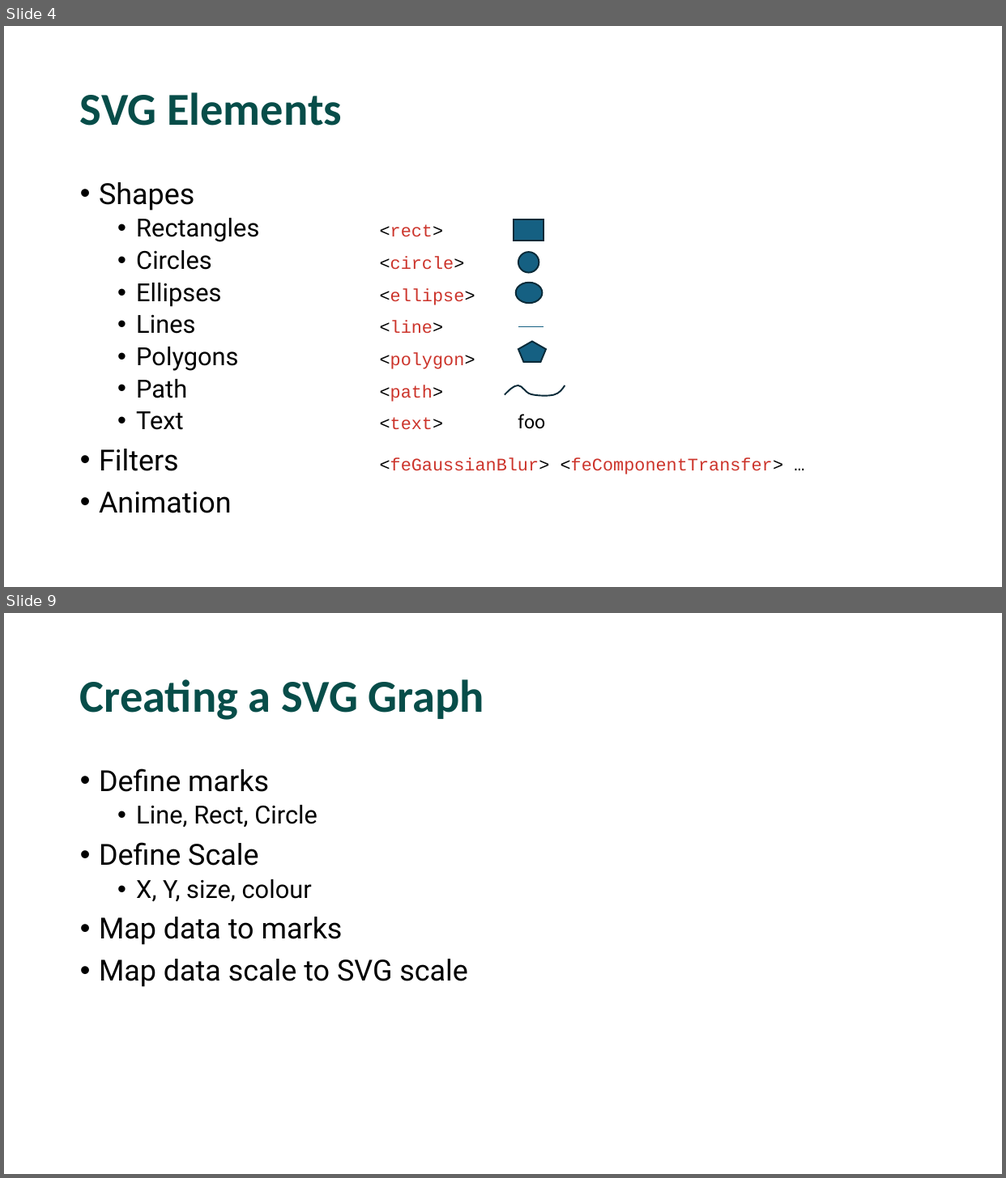
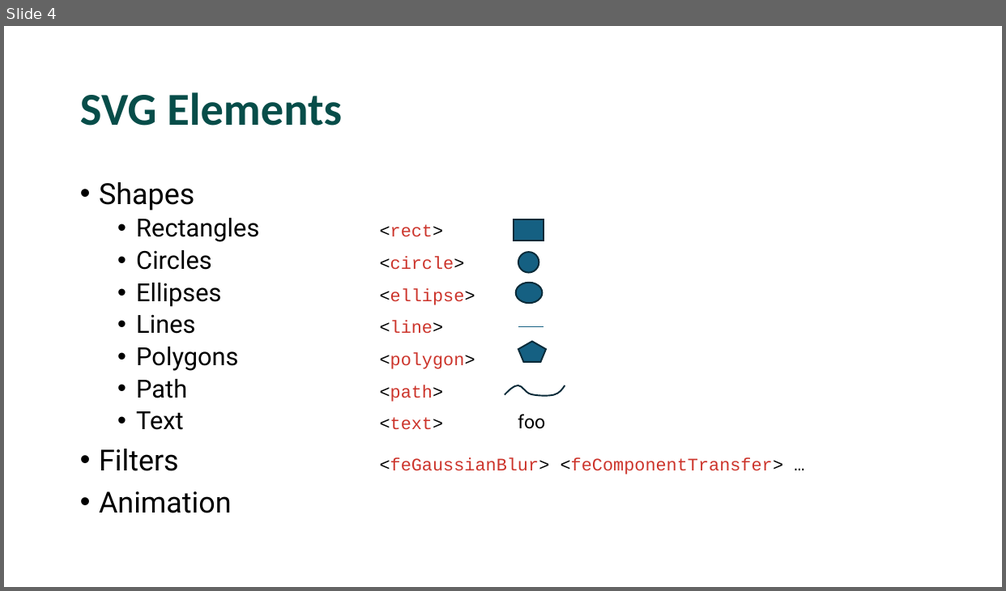
Before and after one commit to EvaluationContext/evaluationcontext.github.io, a slide deck: Resources/presentations/25-11-Devon/SVGs.pptx. Shown one above the other, each under a label of ours: slides 4 and 9 before the commit, slide 4 after it; the slides between them are not shown. The pictures are 1006x1178 and 1006x591 pixels, drawn with LibreOffice and Linux fonts; fonts in the diff are those of the drawing. Boxes give left, top, right and bottom in pixels: in the first picture for what was removed or moved away, otherwise in the second. Text is boxed around its words. In the diff, an @@ line names an element or a change of style, - is before the commit and + after.

```diff
--- a/Resources/presentations/25-11-Devon/SVGs.pptx
+++ b/Resources/presentations/25-11-Devon/SVGs.pptx
@@ slide 9 removed at <box>4,613,1002,1174</box>, background #FFFFFF @@
@@ title removed at <box>80,679,484,720</box> @@
-Creating a SVG Graph
@@ text removed at <box>99,769,468,987</box> @@
-• Define marks
-  • Line, Rect, Circle
-• Define Scale
-  • X, Y, size, colour
-• Map data to marks
-• Map data scale to SVG scale
```
Also in this commit, not shown: 1 slide changed, 20 other slides removed, 32 other files.
